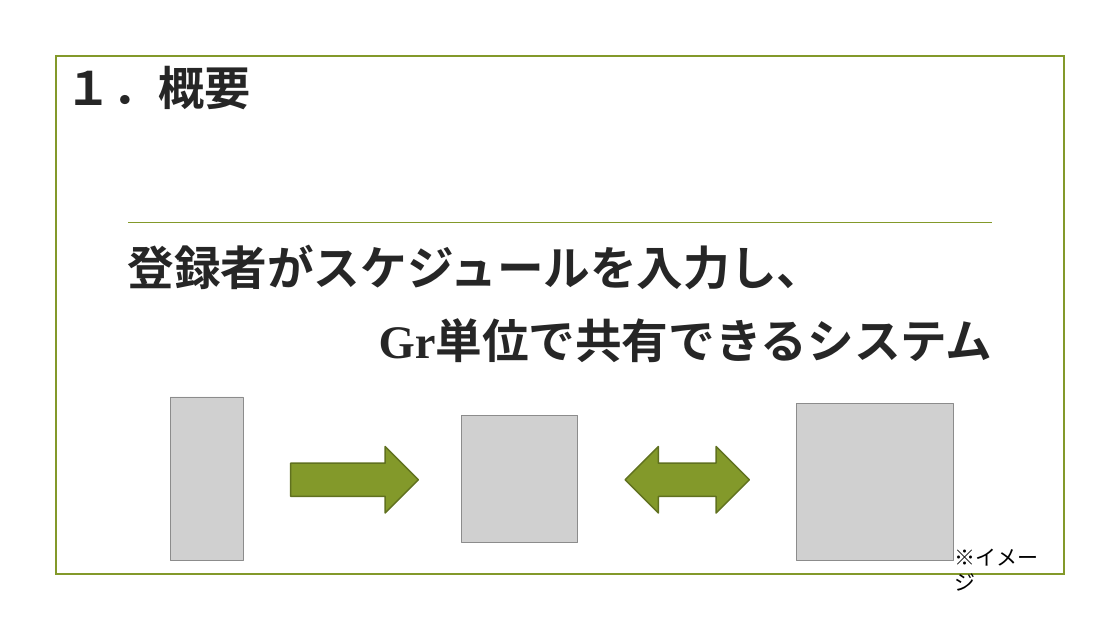
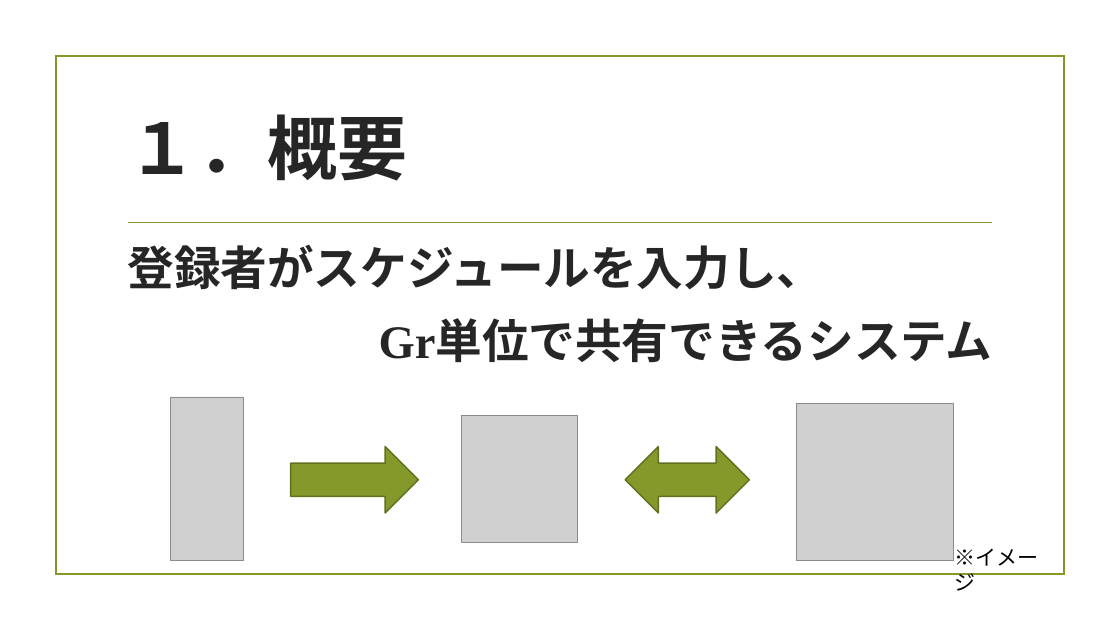
Before and after one commit to ShinjiTanaka2016/originalSite_WeCalendar, a slide deck: slide 3 of WeCalendar/WeCalendar概要書.pptx. Drawn at 1120x630 pixels with LibreOffice and Linux fonts; fonts in the diff are those of the drawing; grey boxes stand for pictures; background and template pictures are left out. Boxes give left, top, right and bottom in pixels: in the first picture for what was removed or moved away, otherwise in the second. Text is boxed around its words. In the diff, an @@ line names an element or a change of style, - is before the commit and + after.

```diff
--- a/WeCalendar/WeCalendar概要書.pptx
+++ b/WeCalendar/WeCalendar概要書.pptx
@@ text "１．概要": place and size @@
-text "１．概要" at box(66, 65, 251, 109)
+text "１．概要" at box(127, 114, 407, 181)
@@ text "１．概要" at box(127, 114, 407, 181): size 39.6 to 60 pt @@
```
Also in this commit, not shown: 3 other slides changed, 5 slides added.
